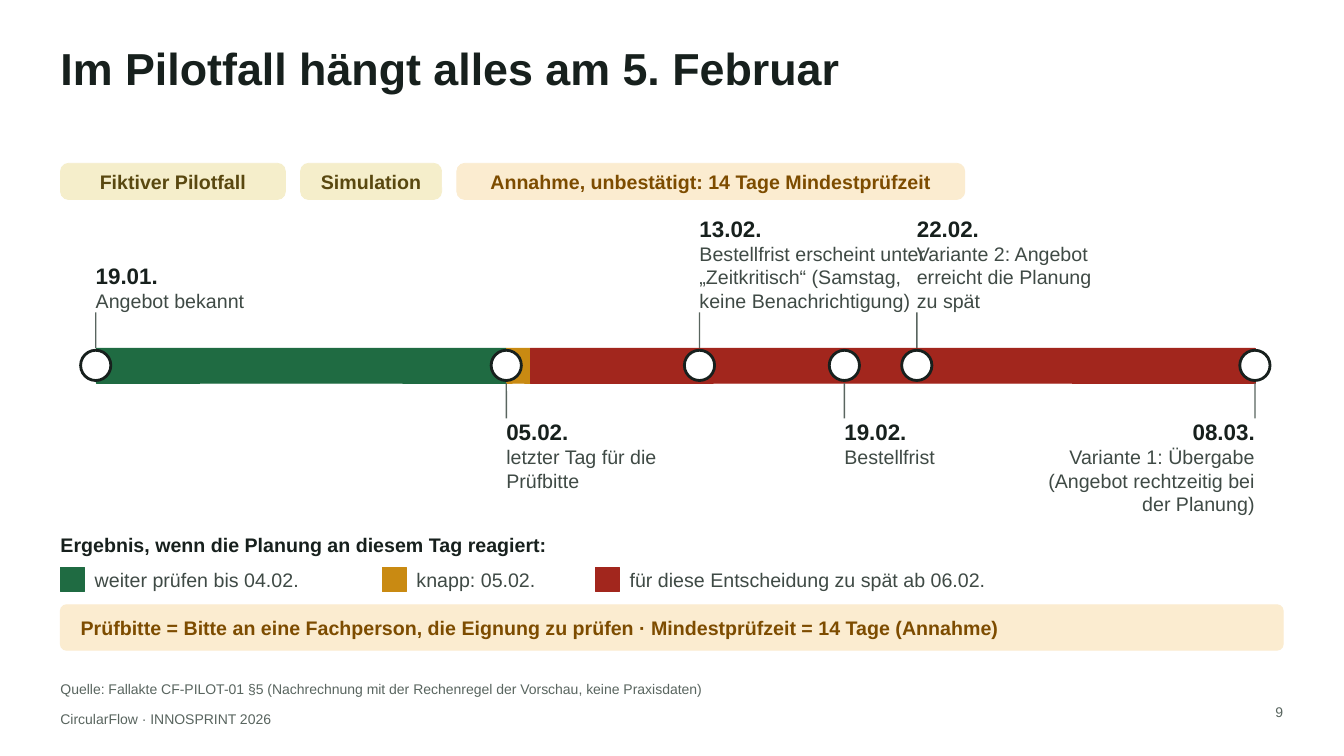
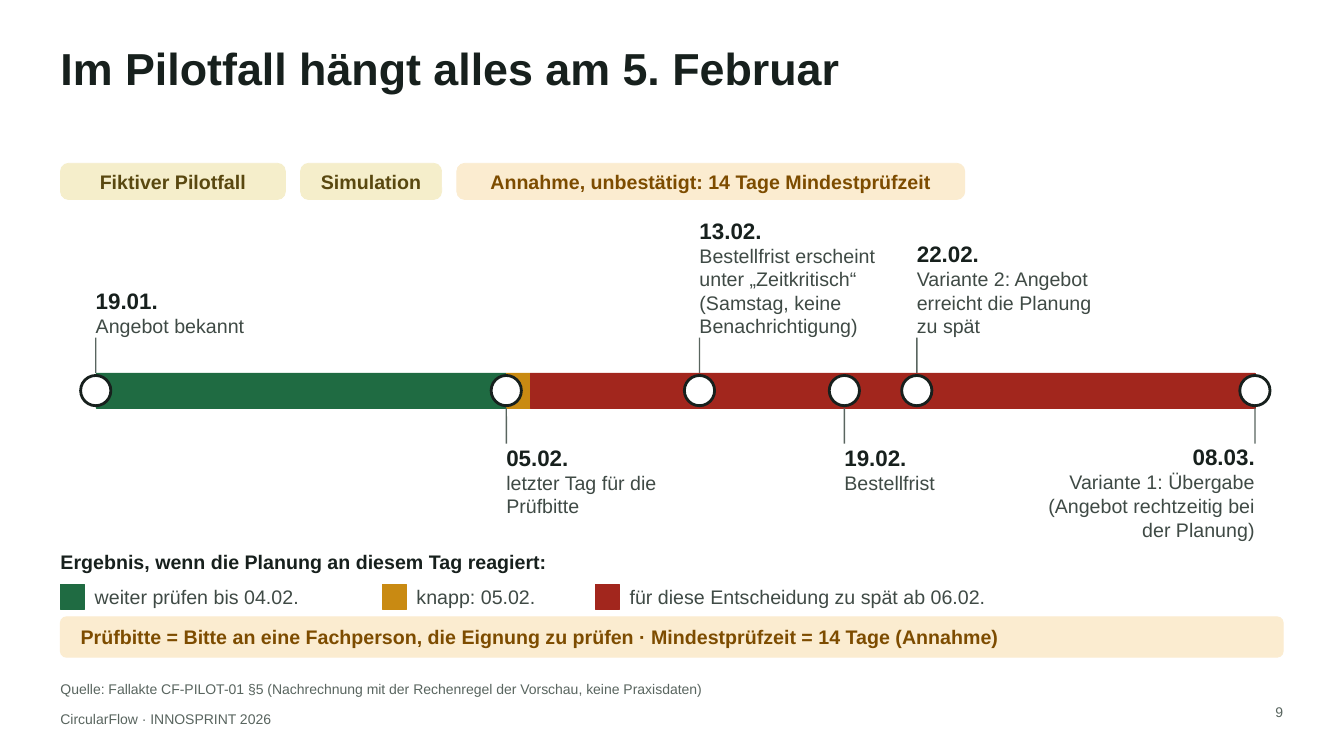
Before and after one commit to sammo3332/CircularFlow, a slide deck: slide 9 of pitch/innosprint-2026/ausgabe/weitere-fassungen/CircularFlow_INNOSPRINT2026_Fassung-B_Demo-zuerst.pptx. Drawn at 1344x756 pixels with LibreOffice and Linux fonts; fonts in the diff are those of the drawing. Boxes give left, top, right and bottom in pixels: in the first picture for what was removed or moved away, otherwise in the second. Text is boxed around its words. In the diff, an @@ line names an element or a change of style, - is before the commit and + after.

```diff
--- a/pitch/innosprint-2026/ausgabe/weitere-fassungen/CircularFlow_INNOSPRINT2026_Fassung-B_Demo-zuerst.pptx
+++ b/pitch/innosprint-2026/ausgabe/weitere-fassungen/CircularFlow_INNOSPRINT2026_Fassung-B_Demo-zuerst.pptx
@@ text "13.02." rewrapped from <box>699,221,925,313</box> to <box>699,223,875,338</box> @@
@@ 6 lines, 6 ellipses, 5 texts, 3 rectangles: place and size @@
-6 lines, 6 ellipses, 5 texts, 3 rectangles at <box>81,221,1270,515</box>
+6 lines, 6 ellipses, 5 texts, 3 rectangles at <box>81,246,1270,541</box>
@@ 4 texts, 3 rectangles: place and size @@
-4 texts, 3 rectangles at <box>60,537,986,592</box>
+4 texts, 3 rectangles at <box>60,554,986,609</box>
@@ rounded rectangle: place and size @@
-rounded rectangle at <box>60,605,1284,650</box>
+rounded rectangle at <box>60,617,1284,657</box>
@@ rounded rectangle at <box>60,617,1284,657</box>: proportions changed @@
@@ text "Prüfbitte = Bitte an eine ...": place and size @@
-text "Prüfbitte = Bitte an eine ..." at <box>81,620,997,639</box>
+text "Prüfbitte = Bitte an eine ..." at <box>81,629,997,648</box>
```
Also in this commit, not shown: 1 other slide changed, 9 other files.
